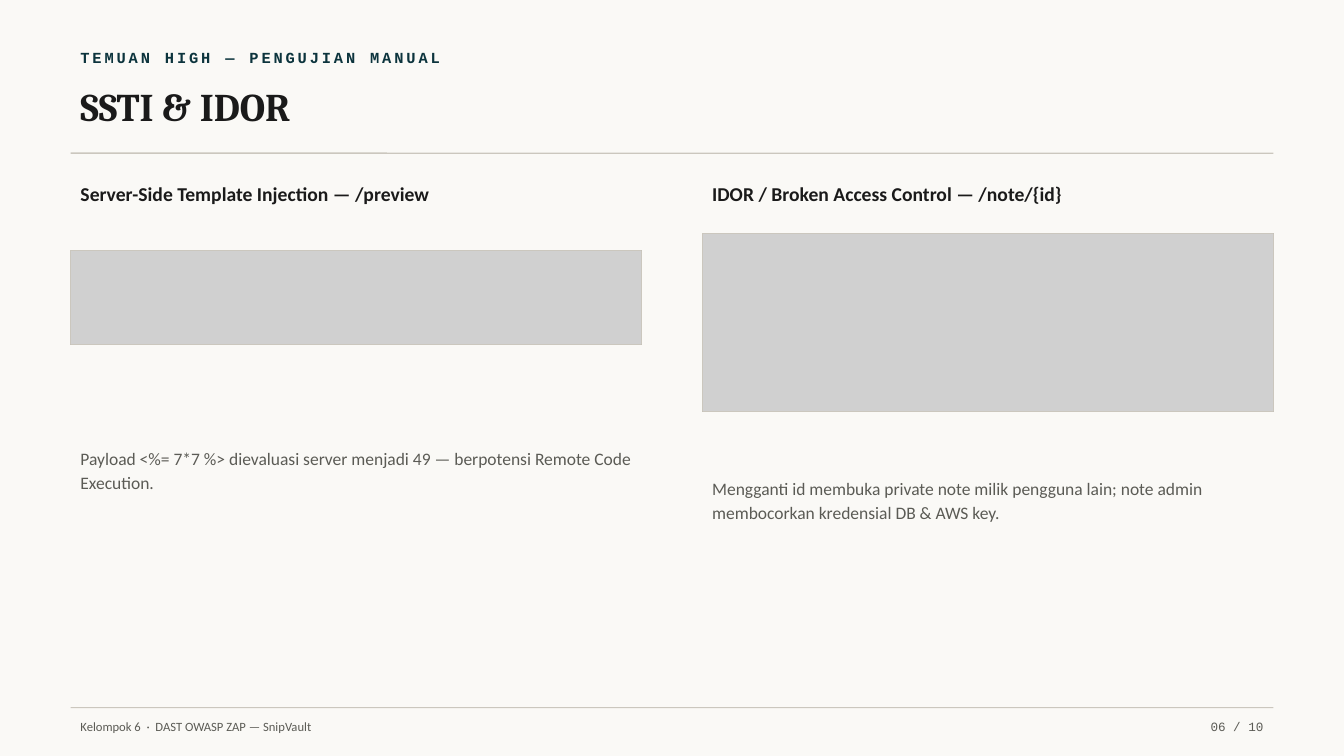
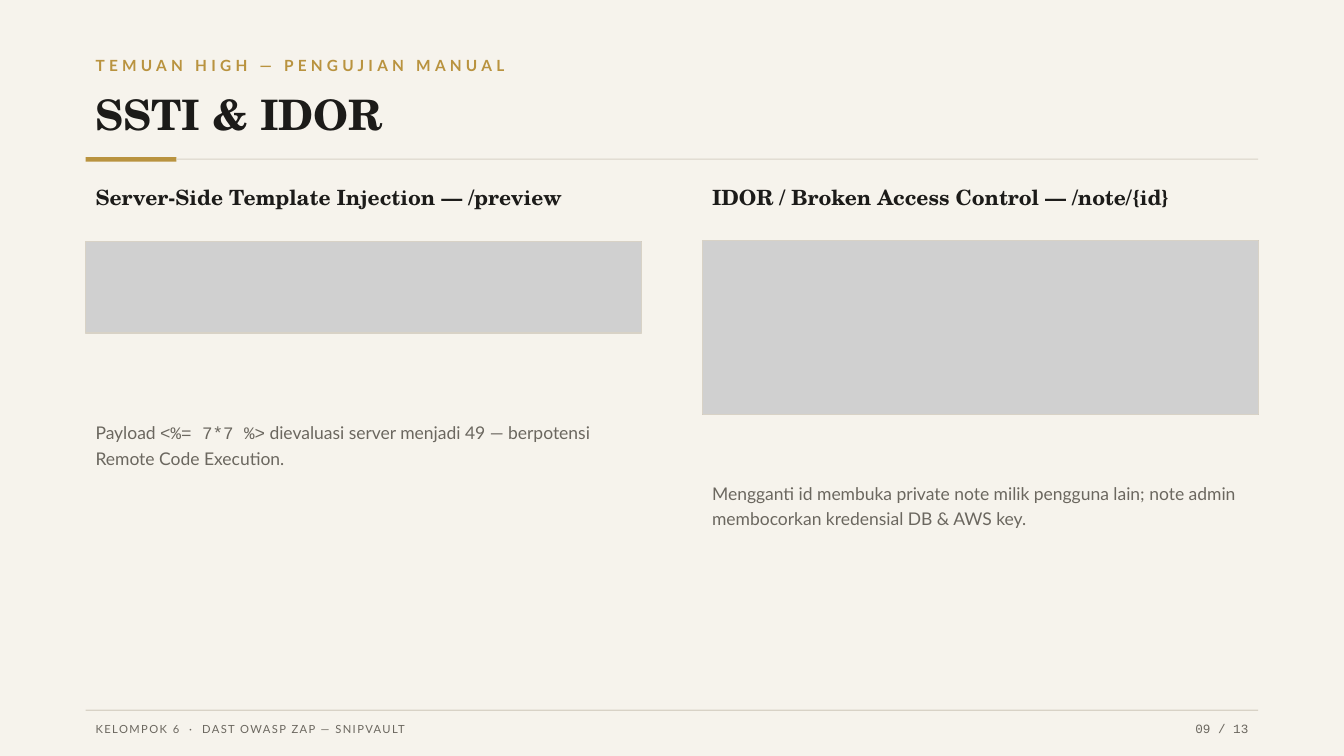
Before and after one commit to FirmansyahDzakwanArifien/DevSecOPS, a slide deck: slide 9 of Kelompok-6_DAST_P6/Kelompok-6_DAST_P6_Presentasi.pptx (slide 6 before the commit). Drawn at 1344x756 pixels with LibreOffice and Linux fonts; fonts in the diff are those of the drawing; grey boxes stand for pictures. Boxes give left, top, right and bottom in pixels: in the first picture for what was removed or moved away, otherwise in the second. Text is boxed around its words. In the diff, an @@ line names an element or a change of style, - is before the commit and + after.

Commit message:
style: redesain slide DAST (Georgia Pro + Segoe UI), tambah capture & slide GitHub Actions ZAP

```diff
--- a/Kelompok-6_DAST_P6/Kelompok-6_DAST_P6_Presentasi.pptx
+++ b/Kelompok-6_DAST_P6/Kelompok-6_DAST_P6_Presentasi.pptx
@@ background #FAF9F6 to #F6F3EC @@
@@ text "TEMUAN HIGH — PENGUJIAN MANUAL": place and size @@
-text "TEMUAN HIGH — PENGUJIAN MANUAL" at [80, 52, 440, 63]
+text "TEMUAN HIGH — PENGUJIAN MANUAL" at [96, 59, 504, 71]
@@ text "TEMUAN HIGH — PENGUJIAN MANUAL" at [96, 59, 504, 71]: font Courier New to Lato, text colour #0C343D to #B9933F, letter spacing 2 to 3 pt @@
@@ text "SSTI & IDOR": place and size @@
-text "SSTI & IDOR" at [80, 94, 290, 122]
+text "SSTI & IDOR" at [96, 99, 383, 131]
@@ text "SSTI & IDOR" at [96, 99, 383, 131]: size 28 to 30 pt, font Cambria to TeX Gyre Schola, text colour #1A1A1A to #1C1B19 @@
@@ line removed from (71, 153) to (1273, 153) @@
@@ rectangle added at [86, 157, 176, 161], fill #B9933F @@
@@ rectangle added at [176, 158, 1258, 159], fill #D8D2C6 @@
@@ text "Server-Side Template Injection — /preview": place and size @@
-text "Server-Side Template Injection — /preview" at [80, 187, 429, 205]
+text "Server-Side Template Injection — /preview" at [96, 189, 561, 210]
@@ text "Server-Side Template Injection — /preview" at [96, 189, 561, 210]: size 14 to 15 pt, font Calibri to TeX Gyre Schola, text colour #1A1A1A to #1C1B19 @@
@@ text "IDOR / Broken Access Control ..." at [712, 189, 1170, 208]: size 14 to 15 pt, font Calibri to TeX Gyre Schola, text colour #1A1A1A to #1C1B19 @@
@@ picture: place and size @@
-picture at [71, 251, 642, 345]
+picture at [86, 242, 642, 334]
@@ rectangle at [86, 242, 642, 334]: outline #CBC7BE 0.75 pt to #D8D2C6 1 pt @@
@@ rectangle: place and size @@
-rectangle at [71, 251, 642, 345]
+rectangle at [86, 242, 642, 334]
@@ picture: place and size @@
-picture at [703, 233, 1274, 411]
+picture at [703, 241, 1259, 414]
@@ rectangle: place and size @@
-rectangle at [703, 233, 1274, 411]
+rectangle at [703, 241, 1259, 414]
@@ rectangle at [703, 241, 1259, 414]: outline #CBC7BE 0.75 pt to #D8D2C6 1 pt @@
@@ text "Payload <%= 7*7 %> dievaluasi ...": place and size @@
-text "Payload <%= 7*7 %> dievaluasi ..." at [80, 452, 630, 489]
+text "Payload <%= 7*7 %> dievaluasi ..." at [96, 426, 590, 465]
@@ text "Payload <%= 7*7 %> dievaluasi ..." at [96, 426, 590, 465]: font Calibri to Lato in "Payload dievaluasi server menjadi 49 — berpotensi ..."; font Calibri to Courier New in "<%= 7*7 %>"; text colour #5B5B55 to #6B675F; line spacing 1.15 to 1.2 @@
@@ text "Mengganti id membuka private note ..." at [712, 487, 1236, 528]: font Calibri to Lato, text colour #5B5B55 to #6B675F; line spacing 1.15 to 1.2 @@
@@ line removed from (71, 708) to (1273, 708) @@
@@ rectangle added at [86, 710, 1258, 711], fill #D8D2C6 @@
@@ text at [173, 725, 179, 733]: text changed; size 9 to 8 pt; font Calibri to Lato; text colour #5B5B55 to #6B675F @@
-Kelompok 6 · DAST OWASP ZAP — SnipVault
+KELOMPOK 6 · DAST OWASP ZAP — SNIPVAULT
@@ text added at [1195, 724, 1248, 733], 9 pt, text #6B675F @@
+09 / 13
@@ text removed at [1211, 722, 1263, 731] @@
-06 / 10
```
Also in this commit, not shown: 8 other slides changed, 4 slides added, 1 slide removed.
